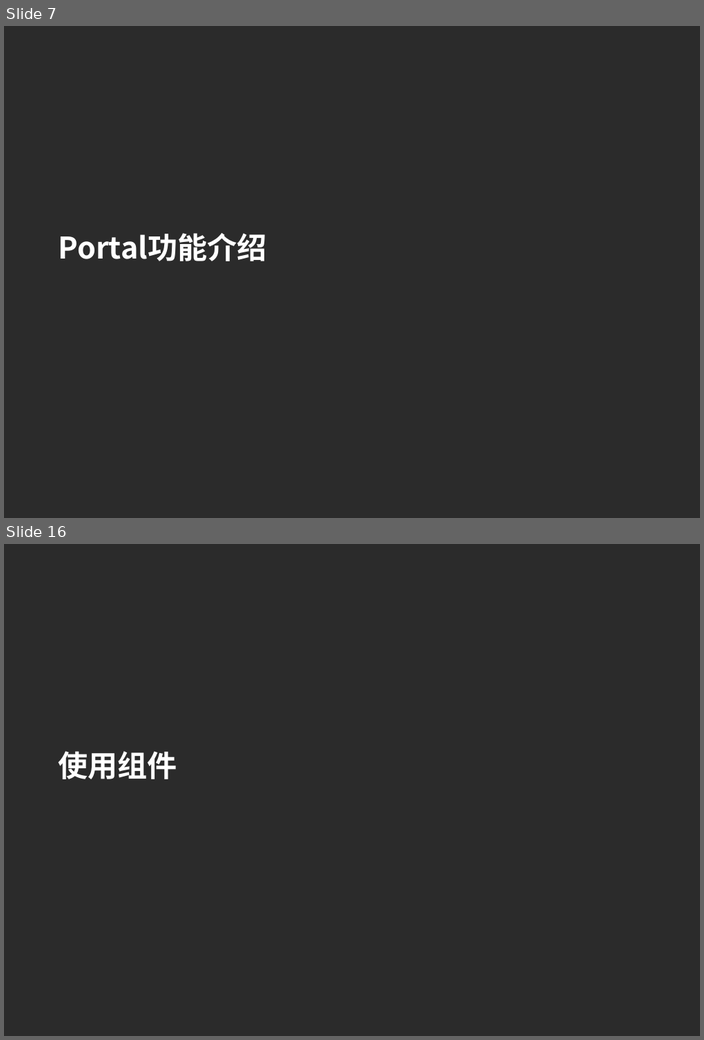
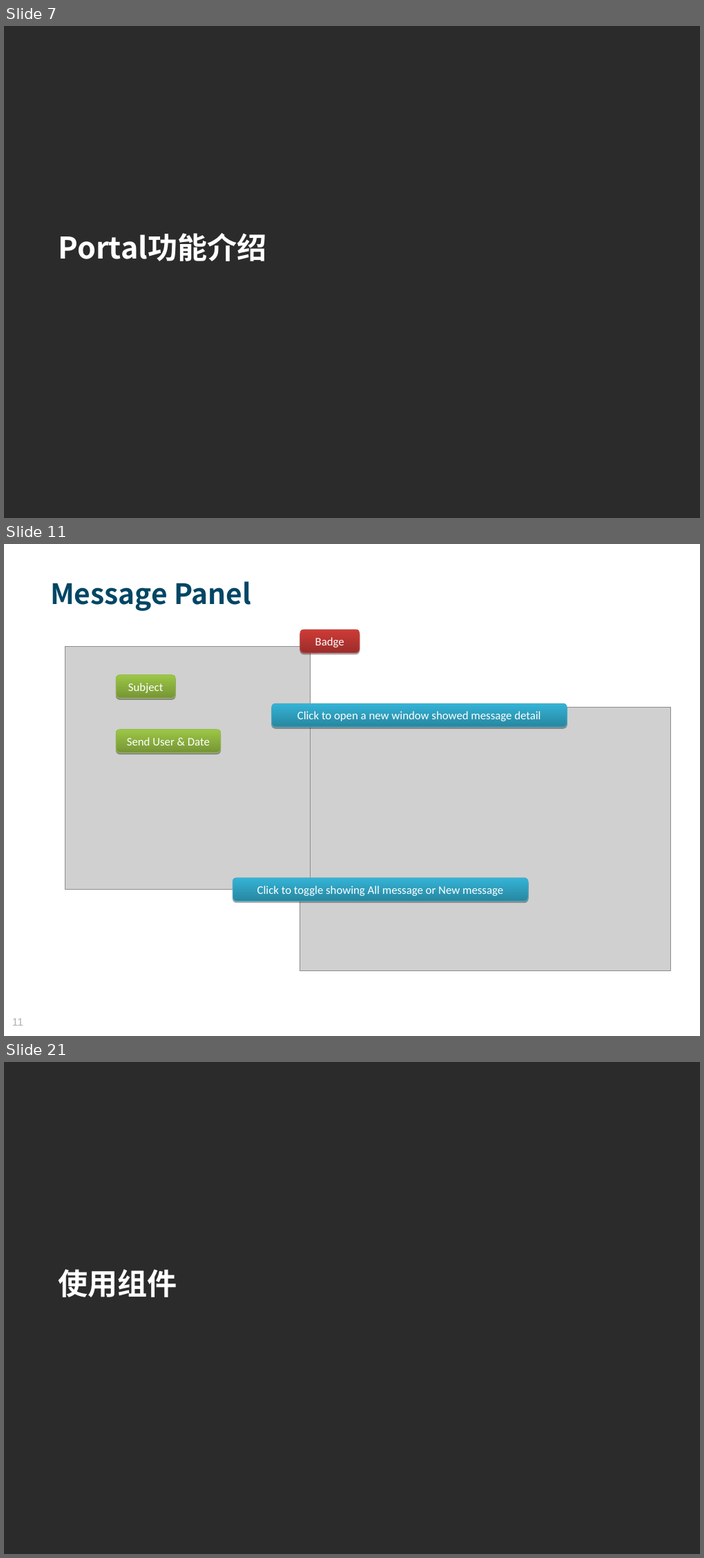
Before and after one commit to MosesZhu/Cube, a slide deck: Document/New Webframework Introduction.ppt. Shown one above the other, each under a label of ours: slides 7 and 16 before the commit, slides 7, 11 and 21 after it; the slides between them are not shown. The pictures are 704x1040 and 704x1558 pixels, drawn with LibreOffice and Linux fonts; fonts in the diff are those of the drawing; grey boxes stand for pictures; background and template pictures are left out; a plain dark background stands for a picture behind light text. Boxes give left, top, right and bottom in pixels: in the first picture for what was removed or moved away, otherwise in the second. Text is boxed around its words. In the diff, an @@ line names an element or a change of style, - is before the commit and + after.

```diff
--- a/Document/New Webframework Introduction.ppt
+++ b/Document/New Webframework Introduction.ppt
@@ slide 11 added at box(4, 544, 700, 1036), background picture (left out) @@
@@ text added at box(50, 581, 251, 611), 34 pt, text #004664, bold @@
+Message Panel
@@ picture added at box(65, 646, 310, 890) @@
@@ rounded rectangle added at box(300, 630, 359, 653), fill gradient #9B2D2A to #CE3B37, outline #BE4B48 0.74 pt, 14 pt, text #FFFFFF @@
+Badge
@@ rounded rectangle added at box(116, 675, 175, 698), fill gradient #769535 to #9CC746, outline #98B954 0.74 pt, 14 pt, text #FFFFFF @@
+Subject
@@ rounded rectangle added at box(272, 703, 567, 727), fill gradient #2787A0 to #34B3D6, outline #46AAC5 0.74 pt, 14 pt, text #FFFFFF @@
+Click to open a new window showed message detail
@@ picture added at box(300, 708, 670, 970) @@
@@ rounded rectangle added at box(116, 729, 221, 752), fill gradient #769535 to #9CC746, outline #98B954 0.74 pt, 14 pt, text #FFFFFF @@
+Send User & Date
@@ rounded rectangle added at box(232, 878, 528, 901), fill gradient #2787A0 to #34B3D6, outline #46AAC5 0.74 pt, 14 pt, text #FFFFFF @@
+Click to toggle showing All message or New message
@@ page number added at box(12, 1018, 23, 1026), 13 pt, text #B2B2B2 @@
+11
@@ what was slide 16 is now slide 21 @@
```
Also in this commit, not shown: 4 slides changed, 10 other slides added, 5 slides removed, 1 other file.
